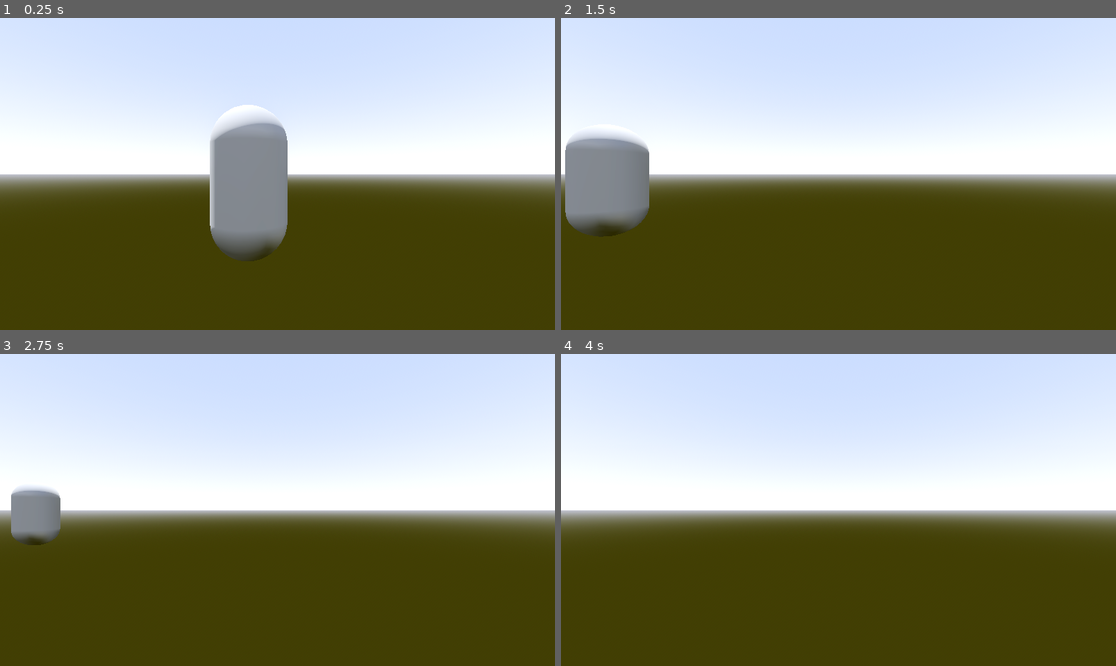
Above: before the commit, frames 1-4 (two rows, left to right).
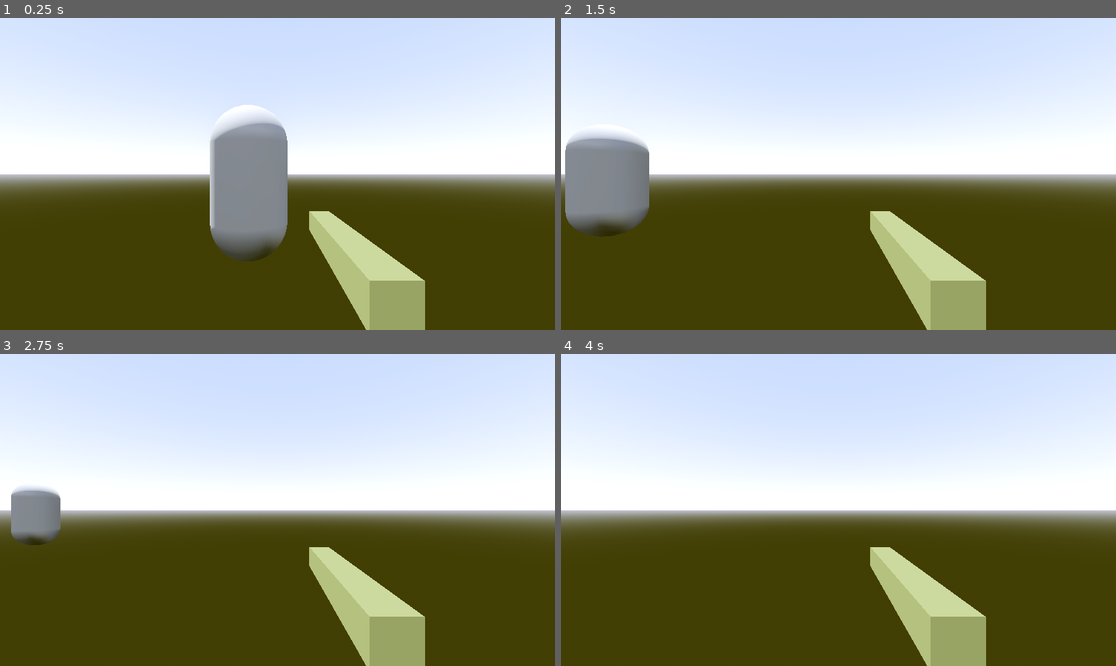
Above: after the commit, the same moments.

Repository: EdBarrancos/Minihit-Xjam23
Game: Godot game, scene res://Game/Scenes/game.tscn
Same seed, same stepped clock (60 frames per second), same inputs: the game is played once before the commit and once after it.
Inputs:
- Up to frame 1 (0.25 s): no input
- Up to frame 2 (1.5 s): tap Enter (ui_accept) at 0.5, 0.77 s; hold Right (ui_right) 0.53-1.28 s; hold Down (ui_down) from 1.28 s (still down)
- Up to frame 3 (2.75 s): tap Enter (ui_accept) at 1.52 s; release Down (ui_down) at 2.03 s; hold Right (ui_right) from 2.03 s (still down)
- Up to frame 4 (4 s): release Right (ui_right) at 2.78 s; hold Up (ui_up) 2.78-3.53 s; tap Enter (ui_accept) at 3.02, 3.5, 3.77 s; hold Left (ui_left) from 3.53 s (still down)

The runs differ from the first frame. In frame 1, 4.4% of the frame differs, in the area x 55-77%, y 61-100%; in frame 2, 4.4%; in frame 3, 4.4%; in frame 4, 4.4%.

Commit message:
#2 - Create gun node with mesh

Diff:
--- /dev/null
+++ b/project/Player/Scenes/gun.tscn
@@ -0,0 +1,23 @@
+[gd_scene load_steps=4 format=3 uid="uid://pvi750xacjly"]
+
+[ext_resource type="Script" path="res://Player/Scripts/gun.gd" id="1_w2kbx"]
+
+[sub_resource type="BoxMesh" id="BoxMesh_hwdy7"]
+lightmap_size_hint = Vector2i(8, 10)
+size = Vector3(0.1, 0.1, 0.7)
+
+[sub_resource type="StandardMaterial3D" id="StandardMaterial3D_fmoo1"]
+shading_mode = 2
+diffuse_mode = 3
+specular_mode = 1
+albedo_color = Color(0.380392, 0.403922, 0.247059, 1)
+
+[node name="Gun" type="Node3D"]
+script = ExtResource("1_w2kbx")
+
+[node name="Mesh" type="MeshInstance3D" parent="."]
+transform = Transform3D(1, 0, 0, 0, 1, 0, 0, 0, 1, 0, 0.037, -0.216941)
+mesh = SubResource("BoxMesh_hwdy7")
+surface_material_override/0 = SubResource("StandardMaterial3D_fmoo1")
+
+[node name="AnimationPlayer" type="AnimationPlayer" parent="."]
--- a/project/Player/Scenes/player.tscn
+++ b/project/Player/Scenes/player.tscn
@@ -1,8 +1,12 @@
-[gd_scene load_steps=2 format=3 uid="uid://buo5j43idfqcr"]
+[gd_scene load_steps=3 format=3 uid="uid://buo5j43idfqcr"]
 
 [ext_resource type="Script" path="res://Player/Scripts/player.gd" id="1_75rw3"]
+[ext_resource type="PackedScene" uid="uid://pvi750xacjly" path="res://Player/Scenes/gun.tscn" id="2_hw5sk"]
 
 [node name="Player" type="CharacterBody3D"]
 script = ExtResource("1_75rw3")
 
 [node name="Camera3D" type="Camera3D" parent="."]
+
+[node name="Gun" parent="Camera3D" instance=ExtResource("2_hw5sk")]
+transform = Transform3D(1, 0, 0, 0, 1, 0, 0, 0, 1, 0.2172, -0.280672, -0.5017)
--- /dev/null
+++ b/project/Player/Scripts/gun.gd
@@ -0,0 +1,11 @@
+extends Node3D
+
+
+# Called when the node enters the scene tree for the first time.
+func _ready():
+	pass # Replace with function body.
+
+
+# Called every frame. 'delta' is the elapsed time since the previous frame.
+func _process(delta):
+	pass
